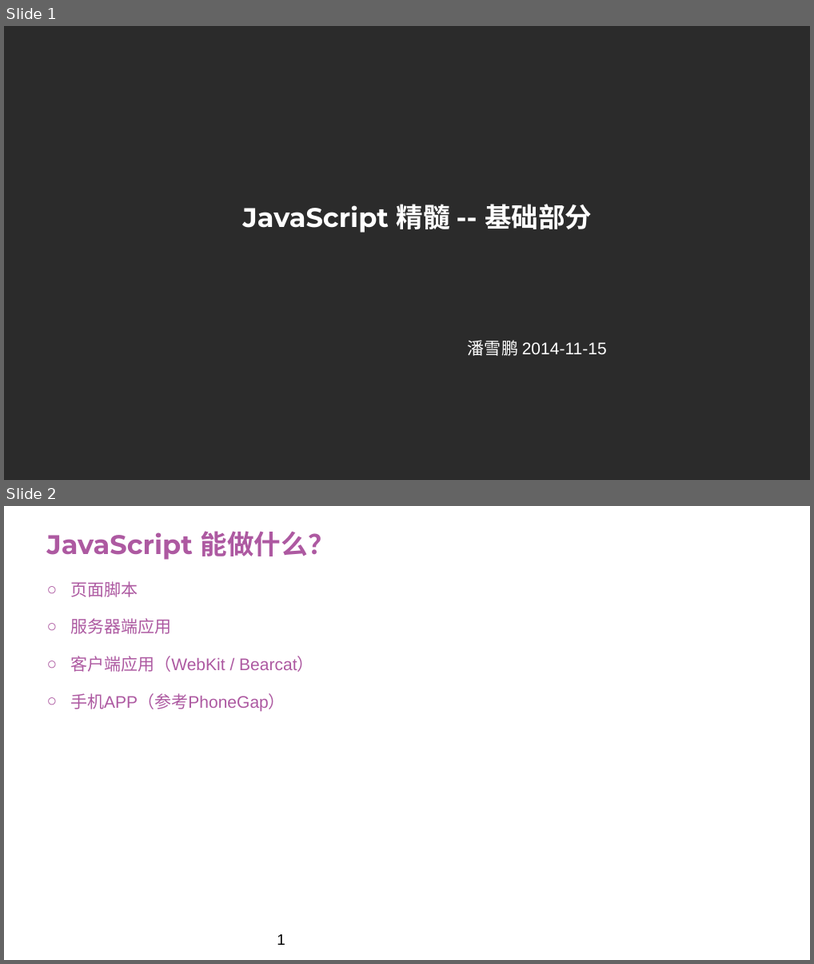
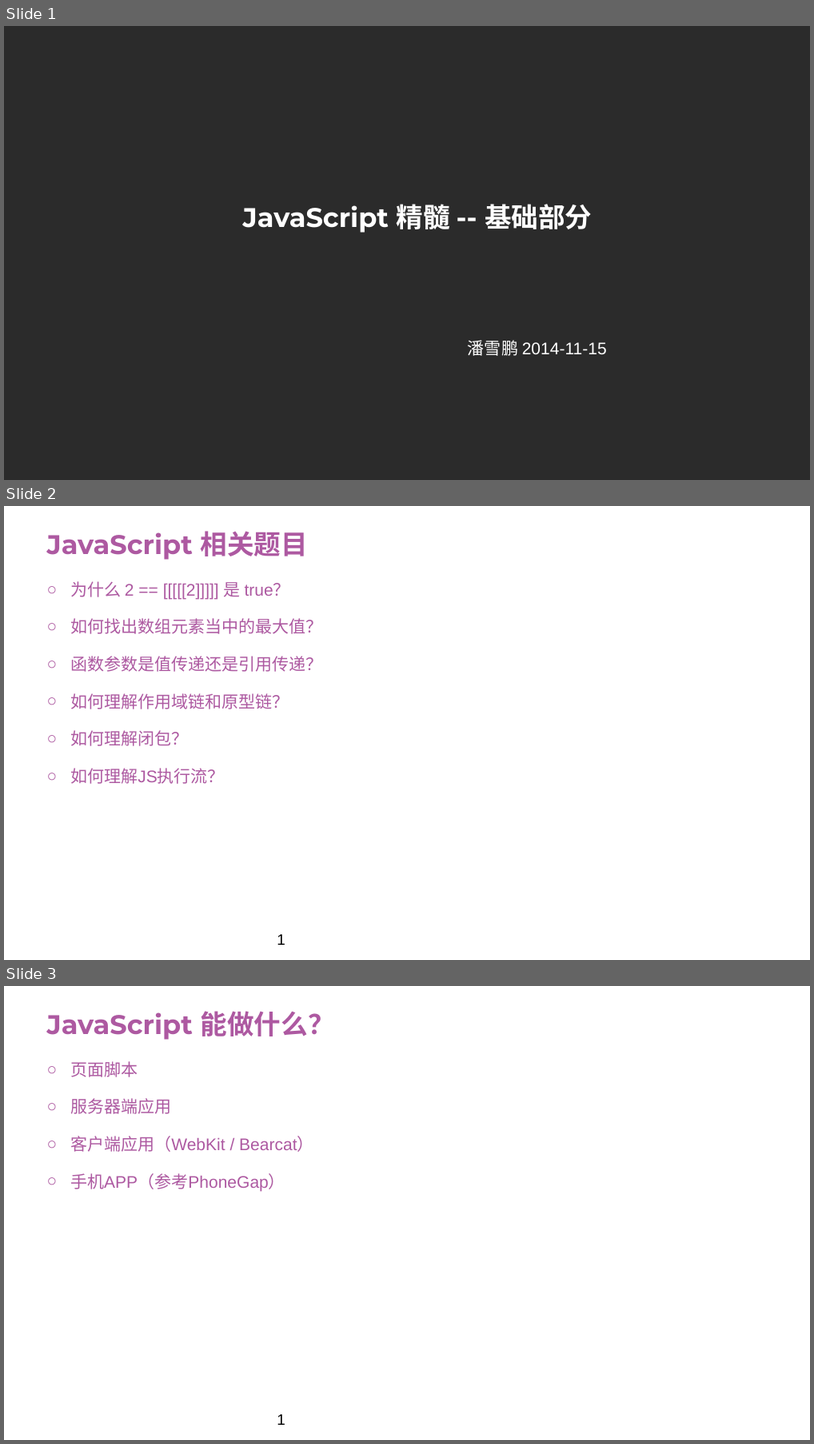
Before and after one commit to panxuepeng/javascript, a slide deck: ppt/1.JavaScript 基础部分.ppt. Shown one above the other, each under a label of ours: slides 1 and 2 before the commit, slides 1, 2 and 3 after it. The pictures are 814x964 and 814x1444 pixels, drawn with LibreOffice and Linux fonts; fonts in the diff are those of the drawing; background and template pictures are left out; a plain dark background stands for a picture behind light text. Boxes give left, top, right and bottom in pixels: in the first picture for what was removed or moved away, otherwise in the second. Text is boxed around its words. In the diff, an @@ line names an element or a change of style, - is before the commit and + after.

Commit message:
ppt

```diff
--- a/ppt/1.JavaScript 基础部分.ppt
+++ b/ppt/1.JavaScript 基础部分.ppt
@@ slide 2 added at <box>4,506,810,960</box>, background #FFFFFF @@
@@ title added at <box>47,531,308,560</box>, 32 pt, text #AD59A1, bold @@
+JavaScript 相关题目
@@ text added at <box>70,581,322,784</box>, 20 pt, text #AD59A1 @@
+○ 为什么 2 == [[[[[2]]]]] 是 true？
+○ 如何找出数组元素当中的最大值？
+○ 函数参数是值传递还是引用传递？
+○ 如何理解作用域链和原型链？
+○ 如何理解闭包？
+○ 如何理解JS执行流？
@@ text added at <box>277,934,286,944</box>, 18 pt, text #000000 @@
+1
@@ what was slide 2 is now slide 3 @@
```
Also in this commit, not shown: 4 other files.
